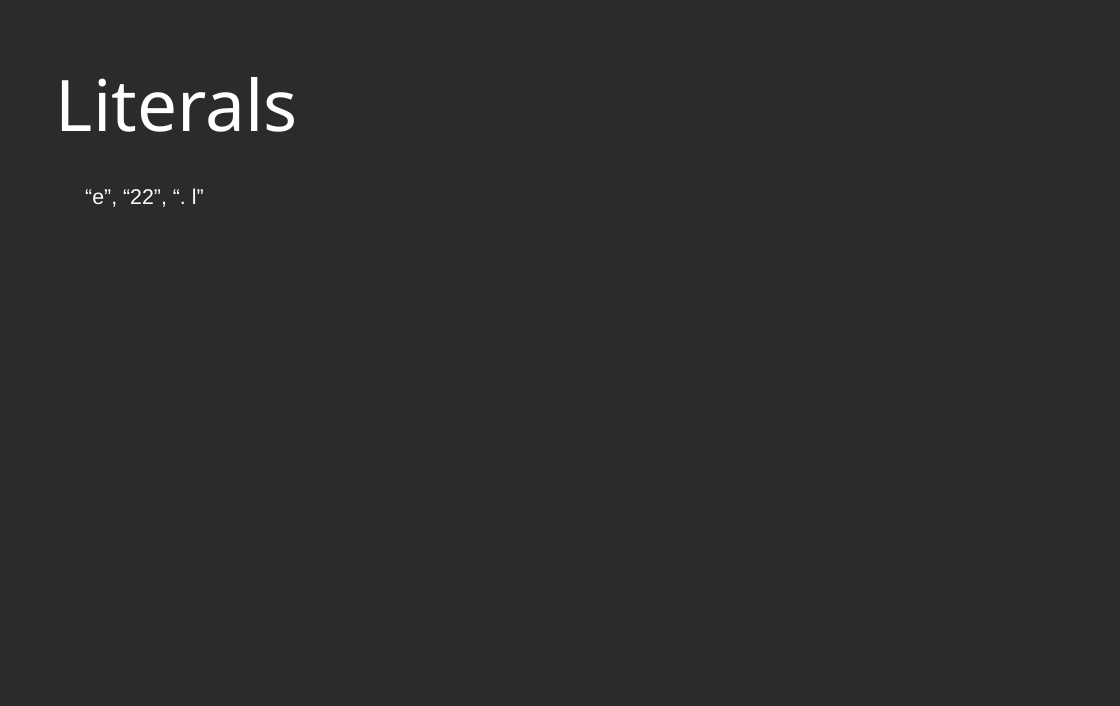
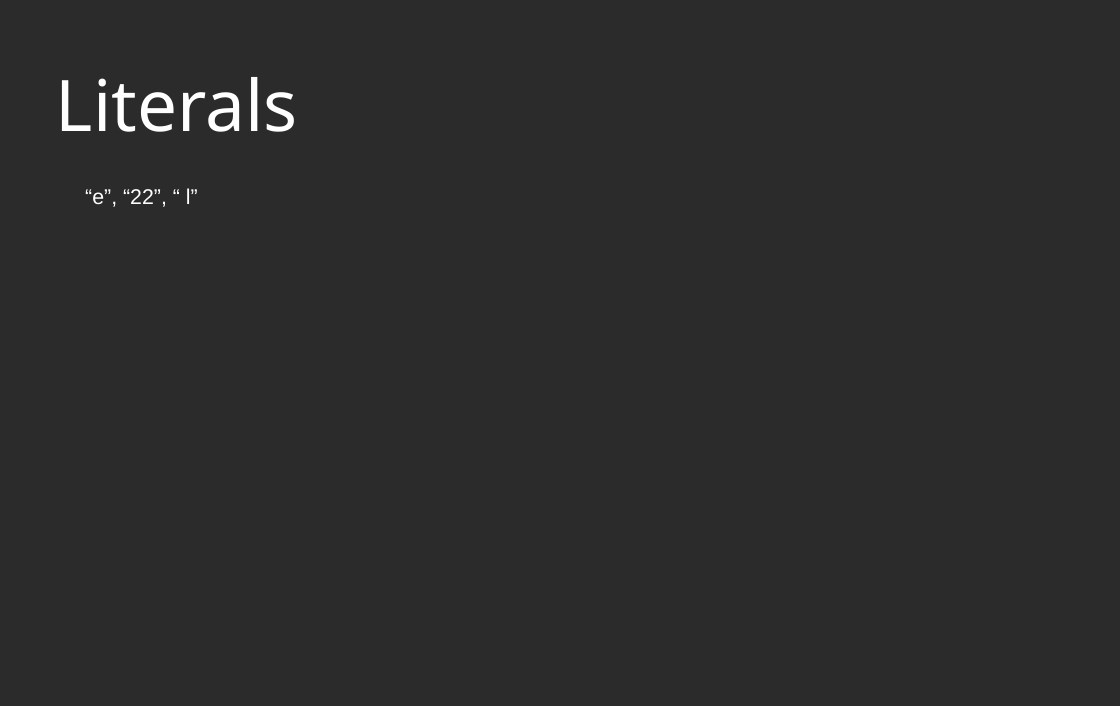
Before and after one commit to annalenalamprecht/CoTaPP, a slide deck: slide 20 of Lecture Notes/11 Regular Expressions presentation.odp. Drawn at 1120x706 pixels with LibreOffice and Linux fonts; fonts in the diff are those of the drawing; background and template pictures are left out; a plain dark background stands for a picture behind light text. Boxes give left, top, right and bottom in pixels: in the first picture for what was removed or moved away, otherwise in the second. Text is boxed around its words. In the diff, an @@ line names an element or a change of style, - is before the commit and + after.

```diff
--- a/Lecture Notes/11 Regular Expressions presentation.odp
+++ b/Lecture Notes/11 Regular Expressions presentation.odp
@@ text at [85, 188, 198, 207]: text changed @@
-“e”, “22”, “. l”
+“e”, “22”, “ l”
```
Also in this commit, not shown: 31 other slides changed, 4 slides removed, 2 other files.
